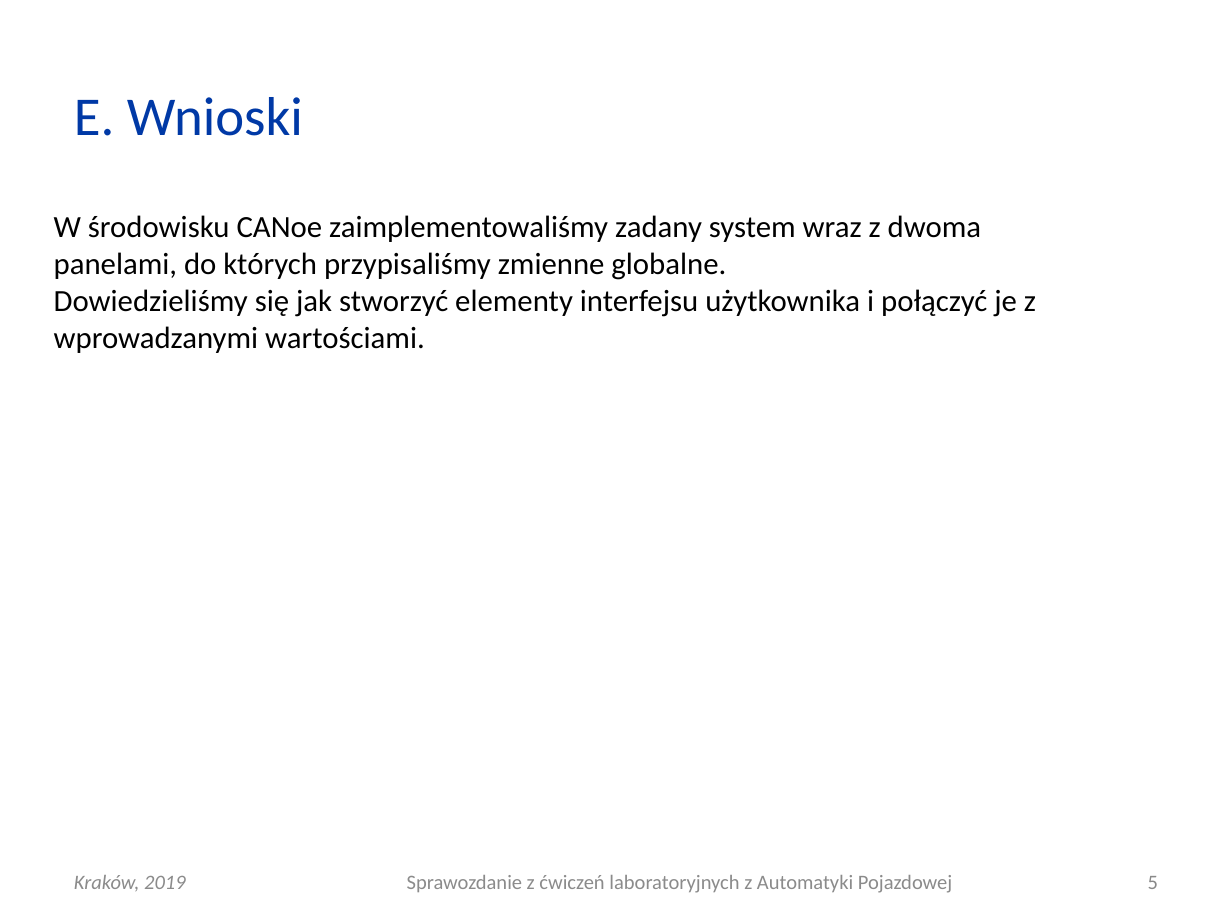
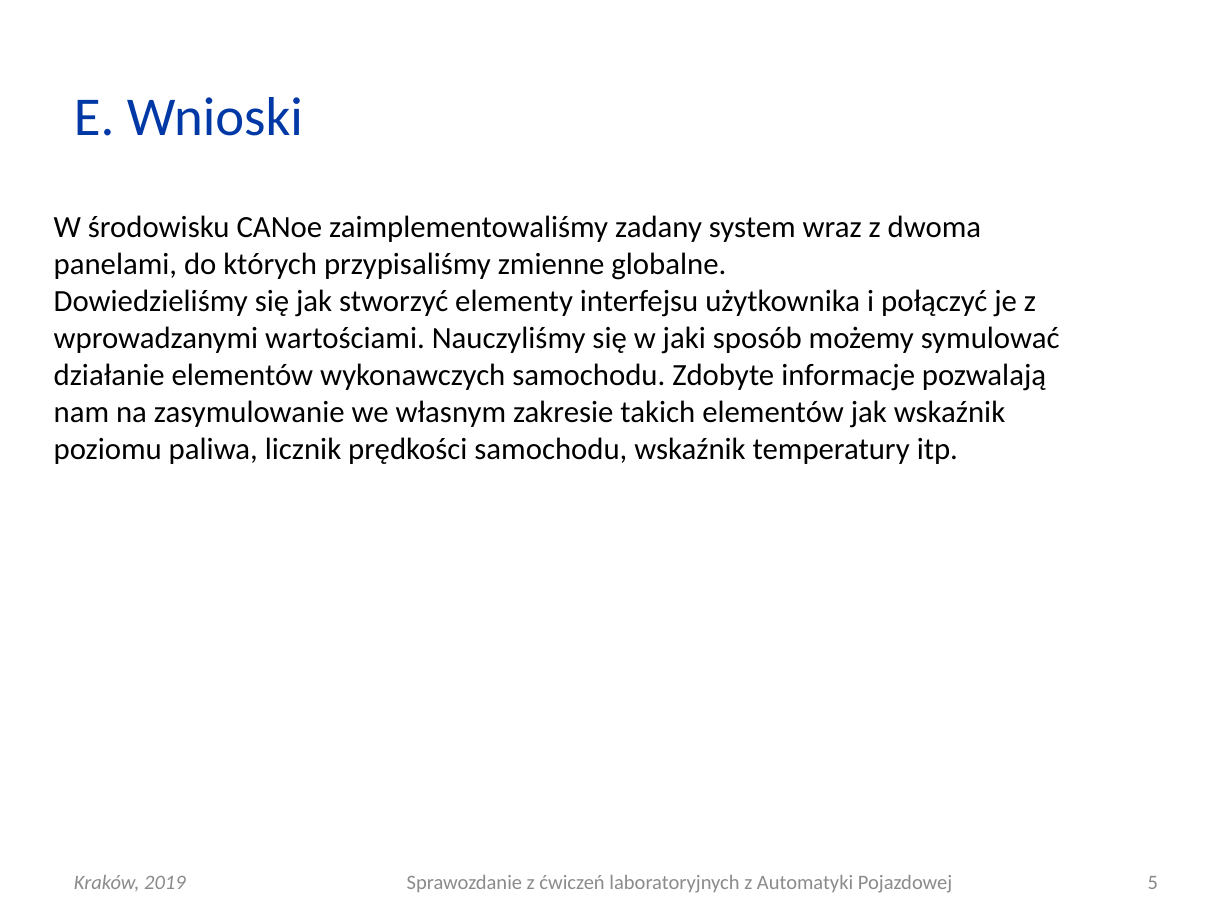
Before and after one commit to Katarzyna-W/AP, a slide deck: slide 5 of Lab5_dane/AP_L05_20190327_0800_G01.pptx. Drawn at 1232x924 pixels with LibreOffice and Linux fonts; fonts in the diff are those of the drawing. Boxes give left, top, right and bottom in pixels: in the first picture for what was removed or moved away, otherwise in the second. Text is boxed around its words. In the diff, an @@ line names an element or a change of style, - is before the commit and + after.

```diff
--- a/Lab5_dane/AP_L05_20190327_0800_G01.pptx
+++ b/Lab5_dane/AP_L05_20190327_0800_G01.pptx
@@ text at <box>54,289,1060,464</box>: text changed @@
-Dowiedzieliśmy się jak stworzyć elementy interfejsu użytkownika i połączyć je z wprowadzanymi wartościami.
+Dowiedzieliśmy się jak stworzyć elementy interfejsu użytkownika i połączyć je z wprowadzanymi wartościami. Nauczyliśmy się w jaki sposób możemy symulować działanie elementów wykonawczych samochodu. Zdobyte informacje pozwalają nam na zasymulowanie we własnym zakresie takich elementów jak wskaźnik poziomu paliwa, licznik prędkości samochodu, wskaźnik temperatury itp.
```
Also in this commit, not shown: 2 other slides changed.
